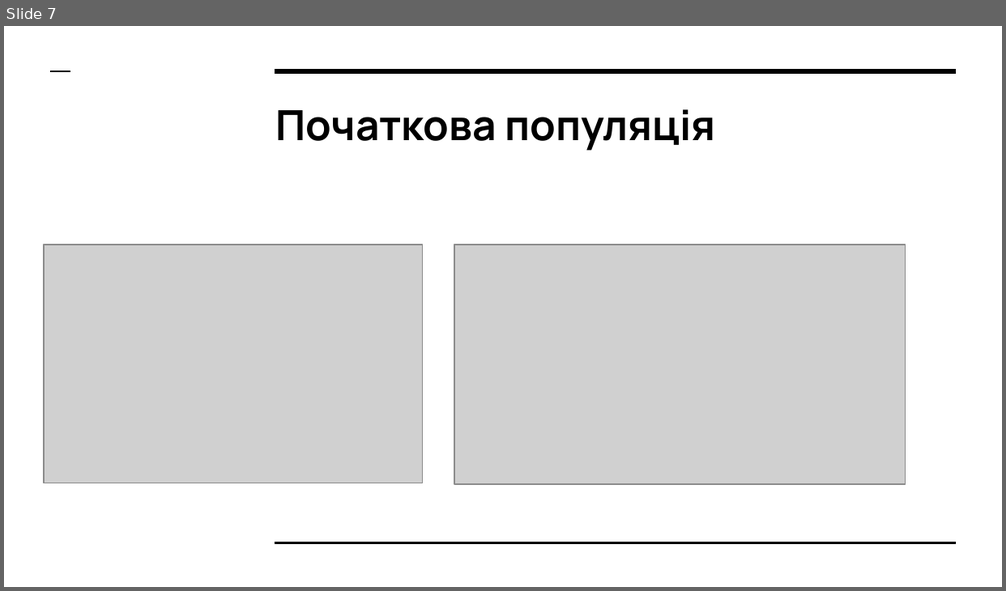
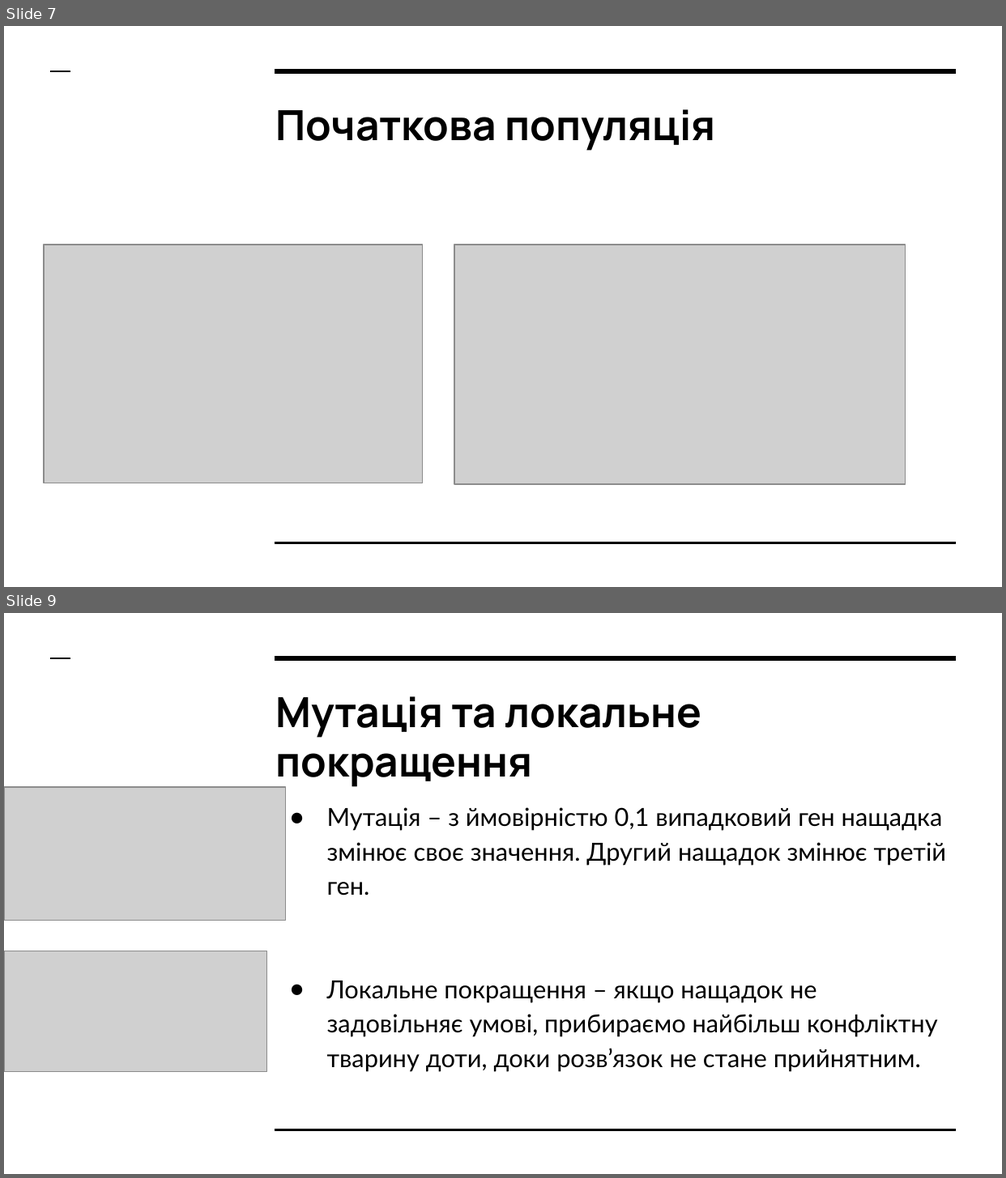
Before and after one commit to GennadyBerezinsky/kursach_do, a slide deck: Задача Ноя.pptx. Shown one above the other, each under a label of ours: slide 7 before the commit, slides 7 and 9 after it; the slides between them are not shown. The pictures are 1006x591 and 1006x1178 pixels, drawn with LibreOffice and Linux fonts; fonts in the diff are those of the drawing; grey boxes stand for pictures. Boxes give left, top, right and bottom in pixels: in the first picture for what was removed or moved away, otherwise in the second. Text is boxed around its words. In the diff, an @@ line names an element or a change of style, - is before the commit and + after.

```diff
--- a/Задача Ноя.pptx
+++ b/Задача Ноя.pptx
@@ slide 9 added at (4,613,1002,1174), background #FFFFFF; not listed: 3 template elements that a slide beside it also shows @@
@@ title added at (276,696,701,788), 30 pt, text #000000, bold @@
+Мутація та локальне покращення
@@ picture added at (4,788,285,920) @@
@@ text added at (327,807,946,1072), 18 pt, text #000000 @@
+● Мутація – з ймовірністю 0,1 випадковий ген нащадка змінює своє значення. Другий нащадок змінює третій ген.
+● Локальне покращення – якщо нащадок не задовільняє умові, прибираємо найбільш конфліктну тварину доти, доки розв’язок не стане прийнятним.
@@ picture added at (4,952,267,1072) @@
```
Also in this commit, not shown: 15 other slides added, 1 slide removed, 9 other files.
